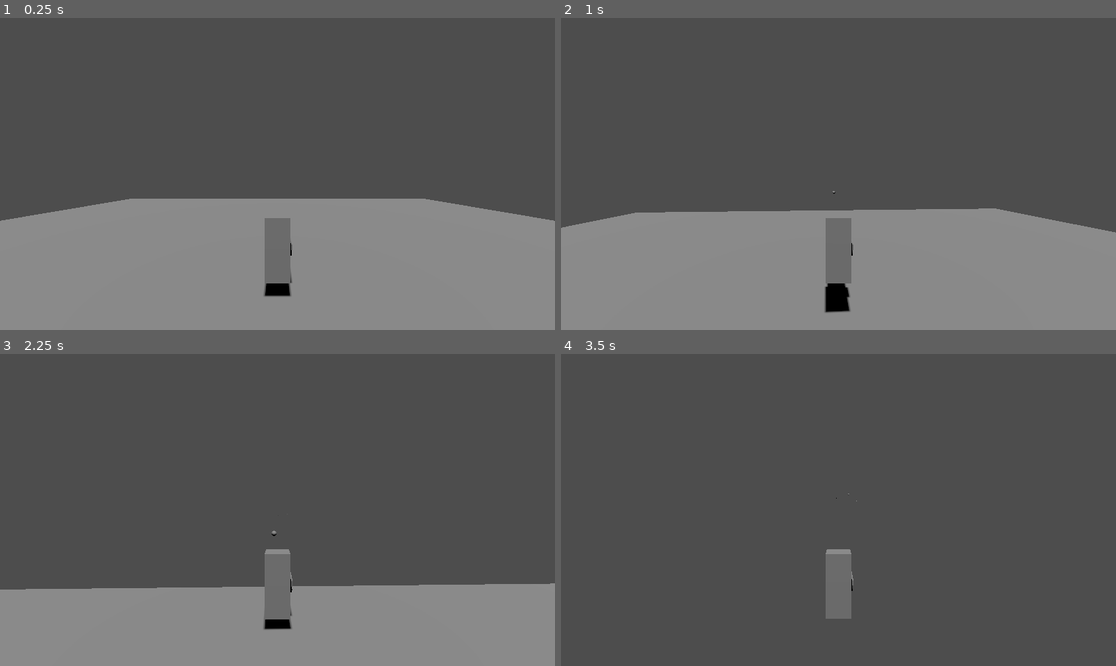
Above: before the commit, frames 1-4 (two rows, left to right).
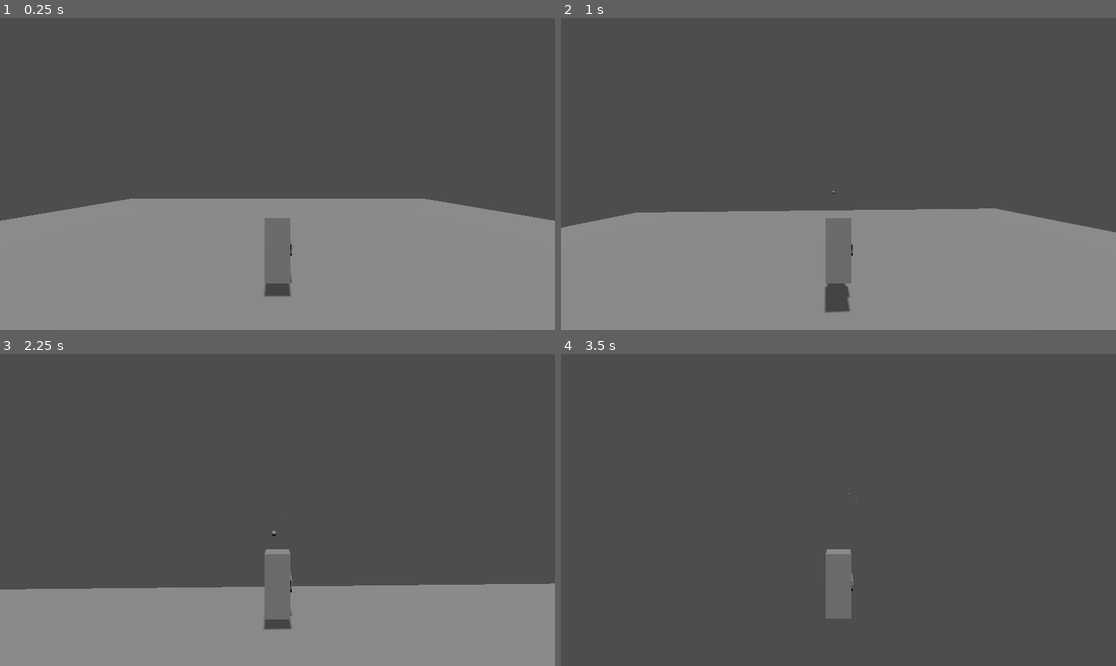
Above: after the commit, the same moments.

Repository: sarisman84/BrackeysGJ2024.2
Game: Godot game, scene res://Level/s_player_test.tscn
Two runs of this game, one before a commit and one after it. Both use one fixed random seed, a clock stepped at 60 frames per second and the inputs below. The project has no main scene, so this scene is started directly.
Inputs (mouse positions are in pixels of both pictures, inside the frame that each line leads up to):
- Up to frame 1 (0.25 s): no input
- Up to frame 2 (1 s): move the mouse to (866, 174) at 0.52 s; press the mouse at (866, 174) at 0.53 s; hold W (move_forward) from 0.53 s (still down); tap Space (jump) at 0.77 s
- Up to frame 3 (2.25 s): keep holding W (move_forward); move the mouse to (249, 510) at 1.27 s; release the mouse at (249, 510) at 1.28 s; click (249, 510) at 1.35 s; tap Space (jump) at 1.52 s; move the mouse to (288, 503) at 2.02 s; press the mouse at (288, 503) at 2.03 s
- Up to frame 4 (3.5 s): keep holding W (move_forward); move the mouse to (832, 516) at 2.77 s; release the mouse at (832, 516) at 2.78 s; click (832, 516) at 2.85 s; tap Space (jump) at 3.02 s

The runs differ from the first frame. In frame 1, 0.2% of the frame differs, in the area x 47-53%, y 72-90%; in frame 2, 0.4%, in the area x 47-53%, y 55-95%; in frame 3, 0.1%; in frame 4, less than 0.1%.

Commit message:
Implemented Ammo Pickups (MVP)

Diff:
--- a/Level/s_player_test.tscn
+++ b/Level/s_player_test.tscn
@@ -1,6 +1,7 @@
-[gd_scene load_steps=2 format=3 uid="uid://duj4fulbycx3j"]
+[gd_scene load_steps=3 format=3 uid="uid://duj4fulbycx3j"]
 
 [ext_resource type="PackedScene" uid="uid://clmojr6n6jc32" path="res://Player/p_player.tscn" id="1_vw2pc"]
+[ext_resource type="PackedScene" uid="uid://djq2jxg8ly7e1" path="res://Weapons/Ammo/p_ammo_pickup.tscn" id="2_ys08t"]
 
 [node name="PlayerTest" type="Node"]
 
@@ -21,3 +22,24 @@
 [node name="directional_light" type="DirectionalLight3D" parent="enviroment"]
 transform = Transform3D(1, 0, 0, 0, 0.5, 0.866025, 0, -0.866025, 0.5, 0, 0, 0)
 shadow_enabled = true
+shadow_transmittance_bias = 1.842
+shadow_opacity = 0.77
+shadow_blur = 1.085
+
+[node name="ammo_pickup" parent="." instance=ExtResource("2_ys08t")]
+transform = Transform3D(1, 0, 0, 0, 1, 0, 0, 0, 1, 0, -0.975461, 12.8654)
+
+[node name="ammo_pickup2" parent="." instance=ExtResource("2_ys08t")]
+transform = Transform3D(1, 0, 0, 0, 1, 0, 0, 0, 1, 1.97384, -0.975461, 12.8654)
+
+[node name="ammo_pickup3" parent="." instance=ExtResource("2_ys08t")]
+transform = Transform3D(1, 0, 0, 0, 1, 0, 0, 0, 1, 3.88705, -0.975461, 12.8654)
+
+[node name="ammo_pickup4" parent="." instance=ExtResource("2_ys08t")]
+transform = Transform3D(1, 0, 0, 0, 1, 0, 0, 0, 1, 5.5574, -0.975461, 12.8654)
+
+[node name="ammo_pickup5" parent="." instance=ExtResource("2_ys08t")]
+transform = Transform3D(1, 0, 0, 0, 1, 0, 0, 0, 1, 7.2496, -0.975461, 12.8654)
+
+[node name="ammo_pickup6" parent="." instance=ExtResource("2_ys08t")]
+transform = Transform3D(1, 0, 0, 0, 1, 0, 0, 0, 1, 8.90808, -0.975461, 12.8654)
--- a/Player/p_player.tscn
+++ b/Player/p_player.tscn
@@ -39,3 +39,4 @@
 transform = Transform3D(1, 0, 0, 0, 1, 0, 0, 0, 1, 0.345628, 0, -0.292966)
 
 [node name="machine_gun" parent="model/weapon_manager" instance=ExtResource("4_stvfv")]
+transform = Transform3D(1, 0, 0, 0, 1, 0, 0, 0, 1, -0.00572276, 0, 0)
--- /dev/null
+++ b/Weapons/Ammo/Scripts/ammo_pickup.gd
@@ -0,0 +1,13 @@
+class_name AmmoPickup
+extends Area3D
+
+@export var ammo_type : String
+@export var refill_amount : int = 10
+
+func m_on_ammo_pickup(weapon_manager: WeaponManager) -> bool:
+	return weapon_manager.refill_ammo_for(ammo_type, refill_amount)
+
+
+func _on_body_entered(body : Variant) -> void:
+	if m_on_ammo_pickup(body.weapon_manager):
+		queue_free()
--- /dev/null
+++ b/Weapons/Ammo/p_ammo_pickup.tscn
@@ -0,0 +1,19 @@
+[gd_scene load_steps=4 format=3 uid="uid://djq2jxg8ly7e1"]
+
+[ext_resource type="Script" path="res://Weapons/Ammo/Scripts/ammo_pickup.gd" id="1_4tmor"]
+
+[sub_resource type="BoxShape3D" id="BoxShape3D_da2ev"]
+
+[sub_resource type="BoxMesh" id="BoxMesh_6jpxd"]
+
+[node name="ammo_pickup" type="Area3D"]
+script = ExtResource("1_4tmor")
+ammo_type = "machine_gun"
+
+[node name="shape" type="CollisionShape3D" parent="."]
+shape = SubResource("BoxShape3D_da2ev")
+
+[node name="model" type="MeshInstance3D" parent="."]
+mesh = SubResource("BoxMesh_6jpxd")
+
+[connection signal="body_entered" from="." to="." method="_on_body_entered"]
--- a/Weapons/Scripts/base_weapon.gd
+++ b/Weapons/Scripts/base_weapon.gd
@@ -5,6 +5,26 @@
 @export var clip_size : int = 10
 @export var barrel_node : Node3D
 
+var m_current_clip_size : int
+
+func _ready() -> void:
+	m_current_clip_size = clip_size
+
+func has_ammo() -> bool:
+	return m_current_clip_size > 0
+
+func use_ammo() -> void:
+	m_current_clip_size -= 1
+
+func refill_ammo(amount: int) -> bool:
+	if m_current_clip_size >= clip_size:
+		return false
+
+	m_current_clip_size += amount
+	m_current_clip_size = max(m_current_clip_size, clip_size)
+	return true
+
+
 # Virtual function
 func fire() -> void:
 	pass
--- a/Weapons/Scripts/weapon_manager.gd
+++ b/Weapons/Scripts/weapon_manager.gd
@@ -1,3 +1,4 @@
+class_name WeaponManager
 extends Node3D
 
 var m_weapon_inventory : Array[BaseWeapon]
@@ -18,6 +19,12 @@
 		m_internal_clock = 0
 		m_weapon_inventory[selected_weapon_index].visible = true
 
+func refill_ammo_for(weapon_type : String, refill_amount : int) -> bool:
+	for w in m_weapon_inventory:
+		if w.name.to_lower() == weapon_type.to_lower():
+			return w.refill_ammo(refill_amount)
+	return false
+
 func _ready() -> void:
 	for child in get_children():
 		if child is BaseWeapon:
@@ -28,9 +35,10 @@
 func _process(_delta : float) -> void:
 	m_internal_clock -= _delta
 	m_internal_clock = max(m_internal_clock, 0)
+	assert(not m_weapon_inventory.is_empty())
+	var weapon = m_weapon_inventory[selected_weapon_index]
 
-	if m_internal_clock == 0 and fire_input:
-		assert(not m_weapon_inventory.is_empty())
-		var weapon = m_weapon_inventory[selected_weapon_index]
+	if m_internal_clock == 0 and fire_input and weapon.has_ammo():
 		weapon.fire()
+		weapon.use_ammo()
 		m_internal_clock = weapon.fire_rate
